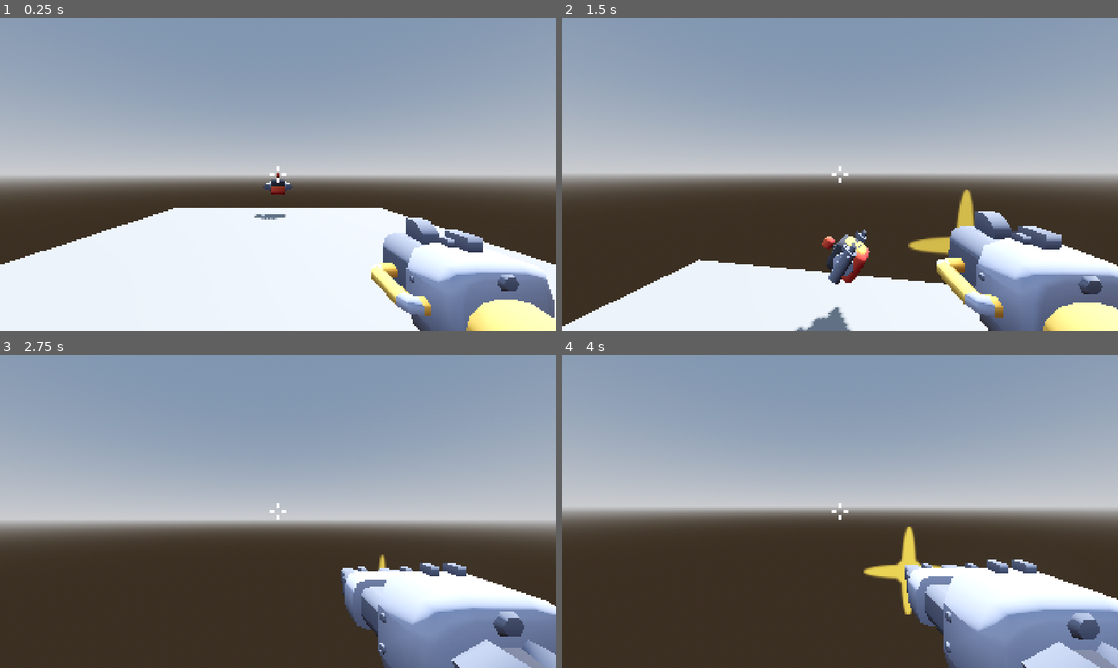
Above: before the commit, frames 1-4 (two rows, left to right).
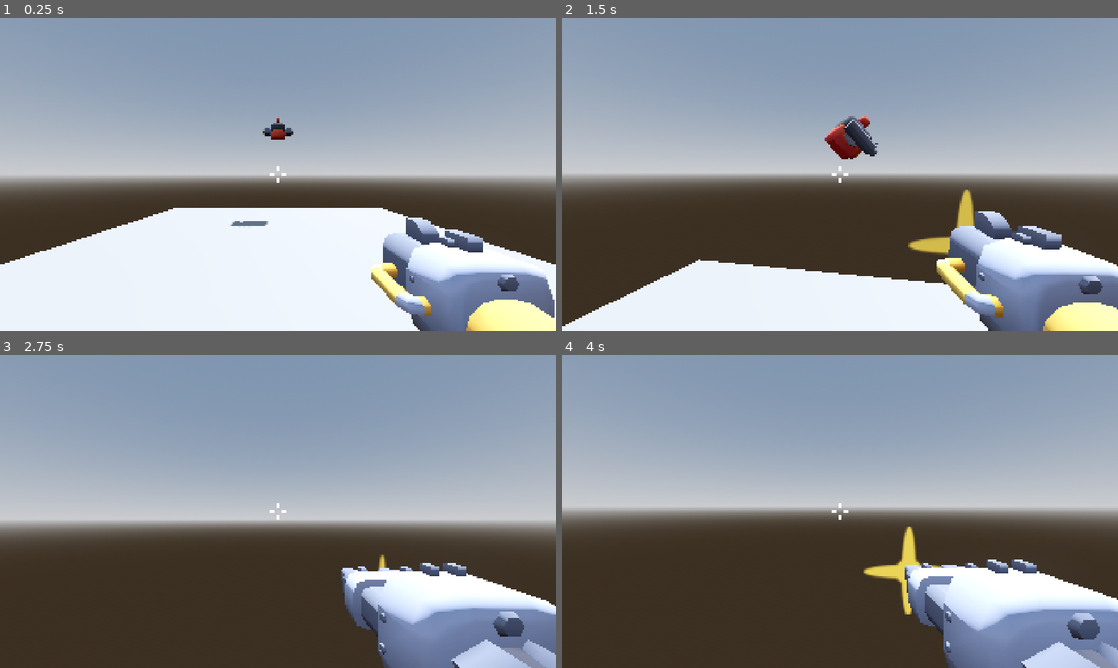
Above: after the commit, the same moments.

Repository: Stone-keep/3d_first_person_shooter
Game: Godot game, scene res://scenes/game.tscn
The game is run twice, just before and just after one commit, with the same random seed, the same clock (stepped at 60 frames per second) and the same inputs.
Inputs (mouse positions are in pixels of both pictures, inside the frame that each line leads up to):
- Up to frame 1 (0.25 s): no input
- Up to frame 2 (1.5 s): move the mouse to (867, 174) at 0.52 s; press the mouse at (867, 174) at 0.53 s; hold W (forward) from 0.53 s (still down); tap Space (jump) at 0.77 s; move the mouse to (812, 174) at 1.27 s; release the mouse at (812, 174) at 1.28 s; click (812, 174) at 1.35 s
- Up to frame 3 (2.75 s): keep holding W (forward); tap Space (jump) at 1.52 s; move the mouse to (289, 505) at 2.02 s; press the mouse at (289, 505) at 2.03 s; tap E (toggle_weapon) at 2.1 s
- Up to frame 4 (4 s): keep holding W (forward); move the mouse to (834, 517) at 2.77 s; release the mouse at (834, 517) at 2.78 s; click (834, 517) at 2.85 s; tap Space (jump) at 3.02, 3.77 s; tap Enter at 3.5 s; move the mouse to (878, 514) at 3.52 s; press the mouse at (878, 514) at 3.53 s

The runs differ from the first frame. In frame 1, 0.6% of the frame differs, in the area x 41-53%, y 32-67%; in frame 2, 2.2%, in the area x 41-57%, y 31-100%; in frame 3, 0.1%; in frame 4, 0.1%.

Commit message:
Fix enemy rotation, add shapecast for enemy hit check

Diff:
--- a/scenes/enemy.gd
+++ b/scenes/enemy.gd
@@ -4,10 +4,11 @@
 @export var max_flash_size: float
 @export var number_of_barrels := 1
 @export var damage := 1
-@export var rotation_speed := 5.0
+@export var rotation_speed := 10.0
 
 @onready var muzzleflash: Node3D = $Model/MuzzleFlash
-@onready var shoot_timer = $ShootTimer
+@onready var shoot_timer: Timer = $ShootTimer
+@onready var shoot_shape: ShapeCast3D = $ShootZone
 
 var player: CharacterBody3D
 
@@ -18,19 +19,26 @@
 		sprite.scale = Vector3.ZERO
 		sprite.modulate = Color(0.99, 0.0, 0.05, randf_range(0.6, 0.8))
 
-func _process(delta: float) -> void:
+func _physics_process(delta: float) -> void:
 	if player:
 		var target_dir = (player.enemy_target.global_position - global_position).normalized()
 		var current_dir = -global_transform.basis.z
 		var new_dir = current_dir.slerp(target_dir, rotation_speed * delta).normalized()
-		look_at(global_transform.origin + new_dir)
+		look_at(global_transform.origin + new_dir, Vector3.UP)
+		rotation.z = 0.0
+		rotation.x = clamp(rotation.x, deg_to_rad(-45), deg_to_rad(45))
 
 func get_hit(hit_damage: int):
 	print("Enemy hit for: " + str(hit_damage))
 
 func shoot():
 	muzzle_flash()
-	player.get_hit(damage)
+	shoot_shape.force_shapecast_update()
+	if shoot_shape.is_colliding():
+		var collider := shoot_shape.get_collider(0)
+
+		if collider.is_in_group("player"):
+			collider.get_hit(damage)
 
 func muzzle_flash():
 	var barrel_flash := muzzleflash.get_child(current_barrel)
--- a/scenes/enemy.tscn
+++ b/scenes/enemy.tscn
@@ -150,7 +150,11 @@
 size = Vector3(0.6326904, 0.57821655, 0.6230469)
 
 [sub_resource type="SphereShape3D" id="SphereShape3D_md0e3"]
-radius = 5.531
+radius = 5.0
+
+[sub_resource type="BoxShape3D" id="BoxShape3D_4ra3w"]
+resource_local_to_scene = true
+size = Vector3(1.2, 0.7, 10)
 
 [node name="Enemy" type="CharacterBody3D" unique_id=14247012 groups=["enemies"]]
 collision_layer = 4
@@ -211,6 +215,12 @@
 [node name="ShootTimer" type="Timer" parent="." unique_id=713235235]
 wait_time = 1.5
 
+[node name="ShootZone" type="ShapeCast3D" parent="." unique_id=1603675326]
+transform = Transform3D(1, 0, 0, 0, 1, 0, 0, 0, 1, 0, 0, -5.261355)
+shape = SubResource("BoxShape3D_4ra3w")
+target_position = Vector3(0, 0, 0)
+collision_mask = 2
+
 [connection signal="body_entered" from="DetectionRange" to="." method="_on_detection_range_body_entered"]
 [connection signal="body_exited" from="DetectionRange" to="." method="_on_detection_range_body_exited"]
 [connection signal="timeout" from="ShootTimer" to="." method="_on_shoot_timer_timeout"]
--- a/scenes/game.tscn
+++ b/scenes/game.tscn
@@ -72,4 +72,4 @@
 transform = Transform3D(1, 0, 0, 0, 1, 0, 0, 0, 1, 0, 0.7786157, 0)
 
 [node name="Enemy" parent="Characters" unique_id=14247012 instance=ExtResource("2_yqjtg")]
-transform = Transform3D(1, 0, 0, 0, 1, 0, 0, 0, 1, 0, 1.6500249, -8.421326)
+transform = Transform3D(1, 0, 0, 0, 1, 0, 0, 0, 1, 0, 3.8866334, -8.421326)
--- a/scenes/player.gd
+++ b/scenes/player.gd
@@ -4,7 +4,7 @@
 
 @onready var head: Node3D = $Head
 @onready var camera: Camera3D = $Head/Camera3D
-@onready var raycast: RayCast3D = $Head/Camera3D/RayCast3D
+@onready var shoot_raycast: RayCast3D = $Head/Camera3D/ShootRay
 @onready var weapons: Node3D = $Head/Camera3D/Weapons
 @onready var enemy_target: Marker3D = $EnemyTarget
 
@@ -100,7 +100,7 @@
 		head.rotation.x = clamp(head.rotation.x, min_pitch, max_pitch)
 
 func check_for_target() -> Object:
-	return raycast.get_collider()
+	return shoot_raycast.get_collider()
 
 func shoot() -> void:
 	if is_swapping_weapons or current_weapon_node.is_on_cooldown:
@@ -111,7 +111,7 @@
 	current_weapon_node.muzzle_flash()
 	var target = check_for_target()
 	if target and target.is_in_group("enemies"):
-		var impact_position = raycast.get_collision_point()
+		var impact_position = shoot_raycast.get_collision_point()
 		hit_enemy(target, impact_position, current_weapon_node.damage)
 
 func continuous_shoot() -> void:
--- a/scenes/player.tscn
+++ b/scenes/player.tscn
@@ -25,7 +25,7 @@
 [node name="Camera3D" type="Camera3D" parent="Head" unique_id=125110353]
 near = 0.002
 
-[node name="RayCast3D" type="RayCast3D" parent="Head/Camera3D" unique_id=1044261320]
+[node name="ShootRay" type="RayCast3D" parent="Head/Camera3D" unique_id=1044261320]
 target_position = Vector3(0, 0, -20)
 collision_mask = 5
 
